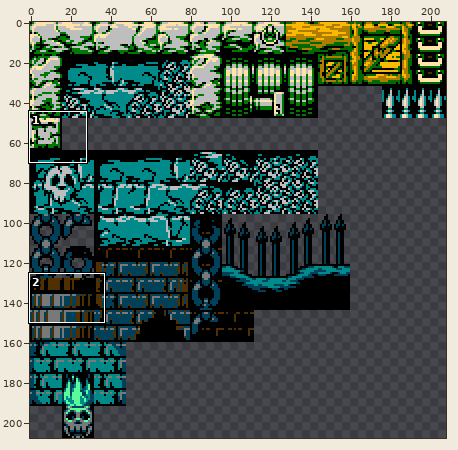
Two states of a sprite sheet, background/images/tstSchmidNoivs_Ruin2.png. The picture above shows the old version from afar; the outline marks the close-up.
Close-up. First the earlier version:
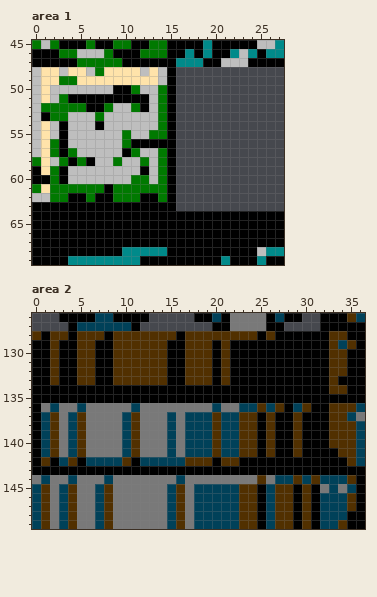
The file is 208x208 pixels. Colours within 5 levels of each other are drawn and written as one. Shown: area 1: x 0..27, y 45..69; area 2: x 0..36, y 126..149.
And afterwards:
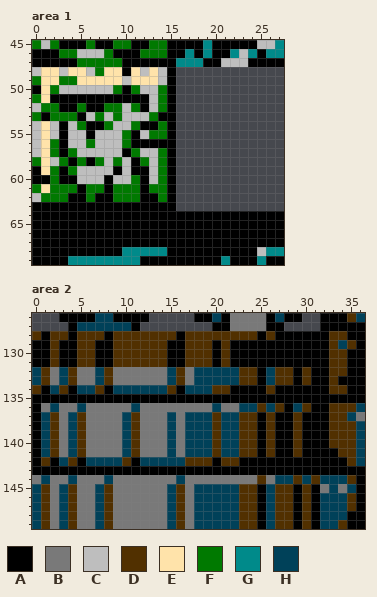
Palette (. is transparent): A #000000  B #797979  C #bebebe  D #513000  E #ffe3aa  F #007900  G #008a8a  H #004159
The edit:
Area 1:
y 48: x 10 E -> A
y 49: x 0 C -> F; x 10 E -> C
y 50: x 0 C -> A; x 2 C -> F; x 9 A -> F
y 51: x 0 C -> F; x 2..3 CF -> AA
y 52: x 3..4 FF -> AA; x 9 C -> F
y 53: x 0 C -> F; x 4..5 CC -> FA; x 9 C -> F; x 13..14 CF -> FA
y 54: x 5..6 CC -> FA; x 8 C -> F; x 11..13 CCC -> FAA
y 55: x 6 C -> A; x 11 C -> A
y 56: x 6 C -> F
y 58: x 7 C -> F; x 11 C -> A
y 59: x 4 C -> F; x 9 C -> A; x 11 C -> A
y 60: x 4 C -> A; x 8 C -> A; x 12 F -> A
y 61: x 5 F -> A; x 12 F -> A
y 62: x 1 C -> F
Area 2:
y 132..133: x 0..24 AADAADDAADDDDDDAADDDADAAA -> HDBHDBBHDBBBBBBHDBHHHHHDD; x 26..28 AAA -> HDD; x 30 A -> D
y 134: x 0 A -> D; x 2..3 AA -> HD; x 5..7 AAA -> HHD; x 9..15 AAAAAAA -> HHHHHHD; x 17..21 AAAAA -> HHHDD; x 26 A -> D
Where, in picture pixels (left, top, right, bottom), the same in both close-ups:
changed: (32, 67, 167, 202)
changed: (32, 367, 311, 394)
